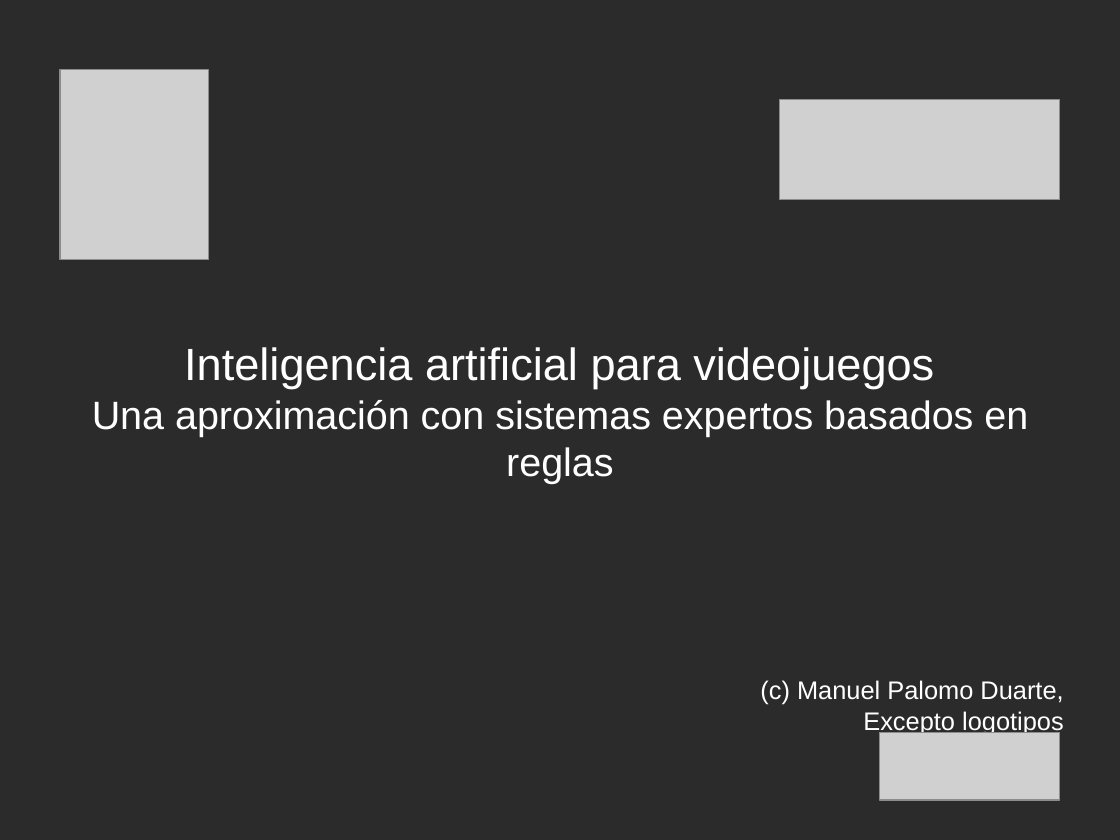
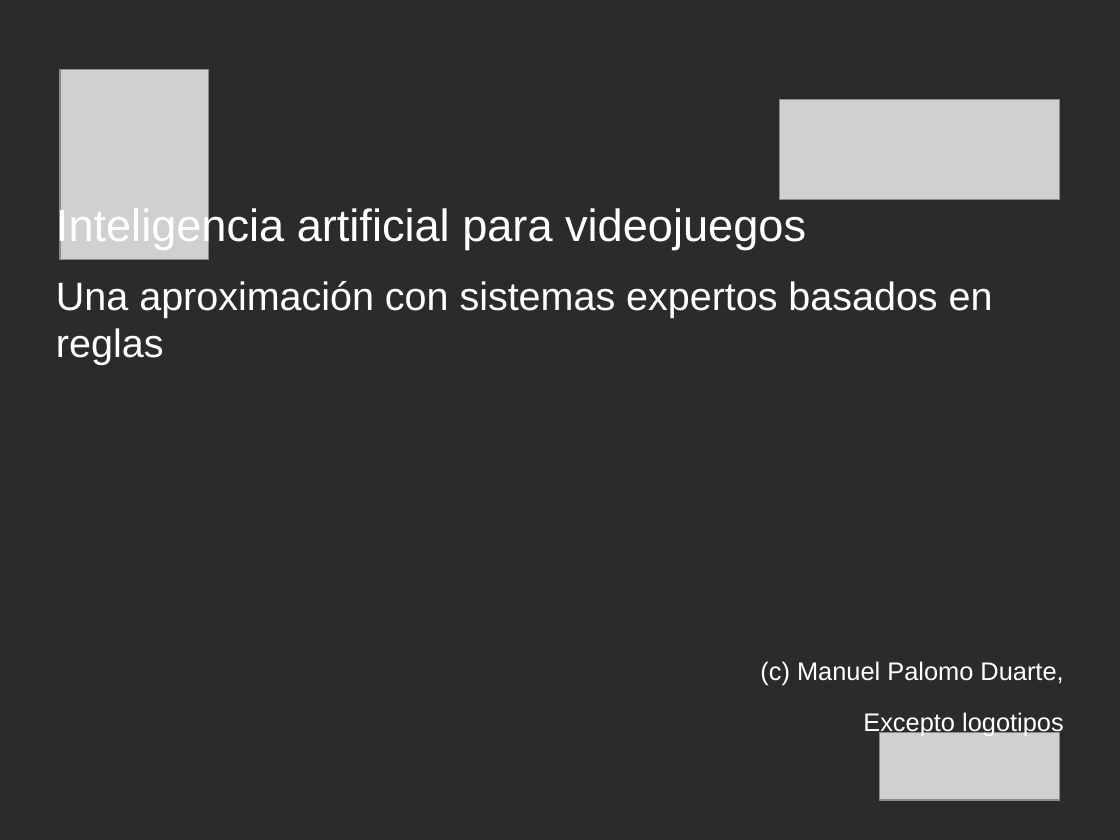
Before and after one commit to rompehielos013013013/gsiege, a slide deck: slide 1 of presentacion/expertoUCLM2014/SSEE-IA.odp. Drawn at 1120x840 pixels with LibreOffice and Linux fonts; fonts in the diff are those of the drawing; grey boxes stand for pictures; background and template pictures are left out; a plain dark background stands for a picture behind light text. Boxes give left, top, right and bottom in pixels: in the first picture for what was removed or moved away, otherwise in the second. Text is boxed around its words. In the diff, an @@ line names an element or a change of style, - is before the commit and + after.

```diff
--- a/presentacion/expertoUCLM2014/SSEE-IA.odp
+++ b/presentacion/expertoUCLM2014/SSEE-IA.odp
@@ text "Inteligencia artificial para videojuegos": place and size @@
-text "Inteligencia artificial para videojuegos" at box(92, 347, 1064, 735)
+text "Inteligencia artificial para videojuegos" at box(56, 206, 1064, 736)
@@ text "Inteligencia artificial para videojuegos" at box(56, 206, 1064, 736): alignment centre to left; more space between paragraphs; vertical alignment middle to top @@
```
Also in this commit, not shown: 3 other slides changed, 4 slides added, 1 slide removed.
